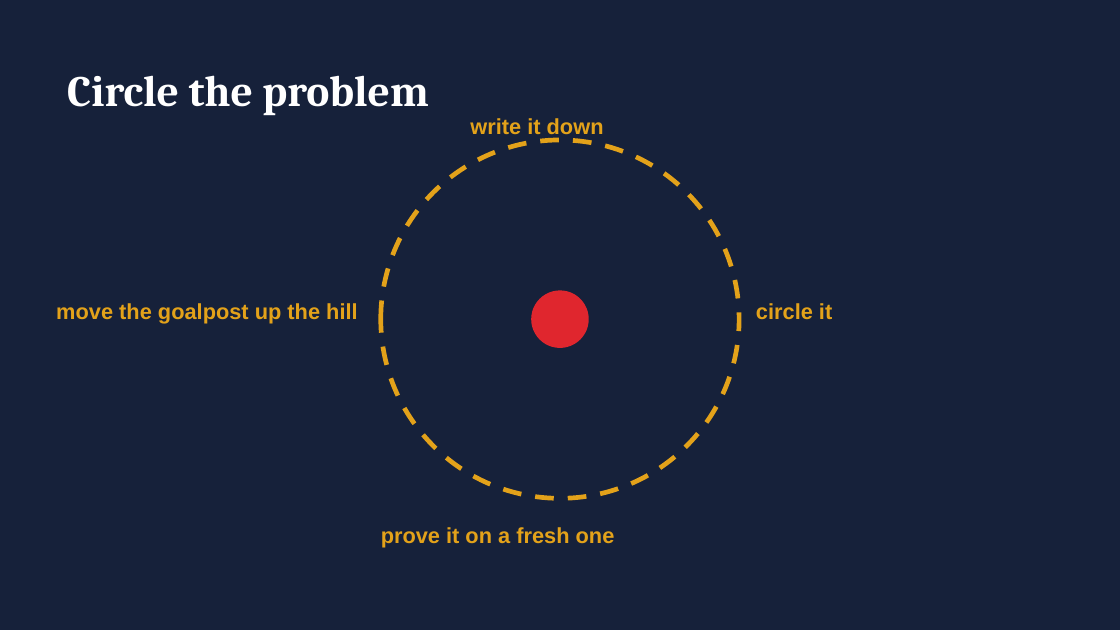
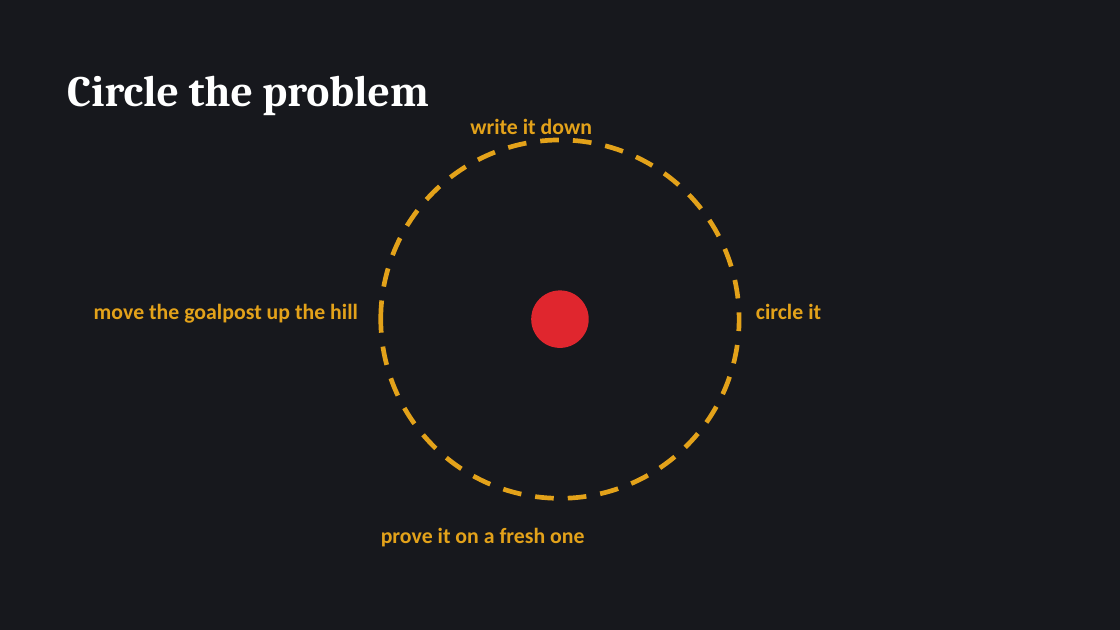
Before and after one commit to asaaab/asaaab.com, a slide deck: slide 23 of whimzmaxx/decks/The-Diary.pptx (slide 13 before the commit). Drawn at 1120x630 pixels with LibreOffice and Linux fonts; fonts in the diff are those of the drawing. Boxes give left, top, right and bottom in pixels: in the first picture for what was removed or moved away, otherwise in the second. Text is boxed around its words. In the diff, an @@ line names an element or a change of style, - is before the commit and + after.

```diff
--- a/whimzmaxx/decks/The-Diary.pptx
+++ b/whimzmaxx/decks/The-Diary.pptx
@@ background #16213A to #17181D @@
@@ ellipse at <box>381,140,739,498</box>: fill #16213A to #17181D @@
@@ font Arial to Calibri in 4 elements at <box>470,118,592,141</box>, <box>756,303,821,319</box>, <box>381,527,584,547</box>, <box>94,303,358,323</box> @@
```
Also in this commit, not shown: 34 other slides changed, 10 slides added, 2 other files.
